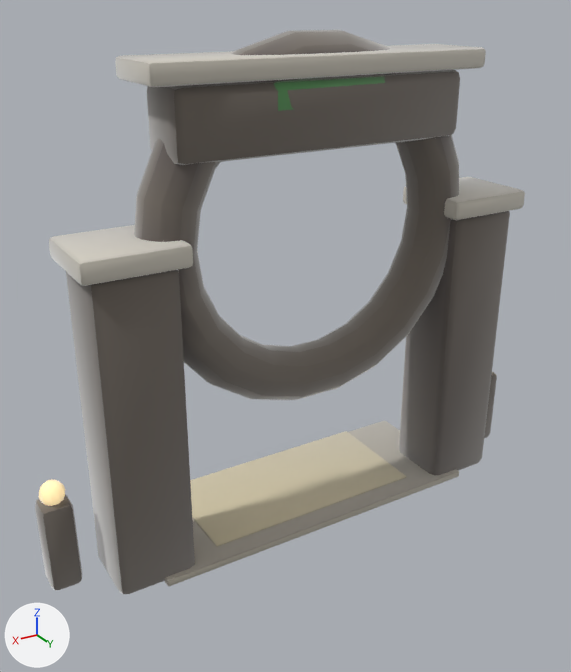
The glTF model assets/models/gates/ecfba476.glb as it was, and as the next commit left it.
The view is the same before and after, from a 50 mm lens placed at (3.88, 6.0, 5.07), pointed at (0.12, -0.28, 1.93). The lights are fixed; the arrows at lower left show +X, +Y and +Z. The older version comes first. Vertices at exactly the same position are counted once.

Objects in the first picture: 'gate_ecfba476'.
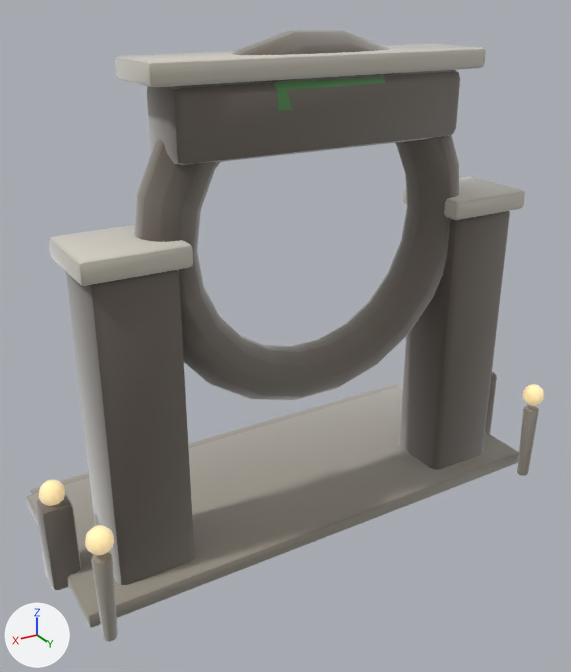
Boxes [x1, y1, x2, y2] around the edits, measured in the pictures (571 x 672 px):
'gate_ecfba476', reshaped (8% taller): before [35, 30, 525, 594]; after [27, 30, 544, 641]
part 1 of me_gate_ecfba476, added: after [27, 385, 519, 627]
part 2 of me_gate_ecfba476, added: after [522, 384, 544, 406]
part 3 of me_gate_ecfba476, added: after [85, 525, 114, 555]
part 4 of me_gate_ecfba476, added: after [517, 405, 539, 476]
part 5 of me_gate_ecfba476, added: after [91, 552, 118, 641]
part 6 of me_gate_ecfba476, added: after [30, 383, 399, 495]
part 7 of me_gate_ecfba476, edited (looks the same): [35, 33, 525, 590] in both

Diff of the bpy script that builds the scene:
```diff
--- a/assets/models/gates/ecfba476.glb.py
+++ b/assets/models/gates/ecfba476.glb.py
@@ mat_clay__9e978a_0_93 @@
+mat_clay__9e978a_0_93 = bpy.data.materials.new('clay_#9E978A_0.93_-')
+# nodes: BsdfPrincipled, Mix, OutputMaterial, VertexColor
+# colours: grey #9e978a, mixed with the vertex colours
@@ me_gate_ecfba476 @@
 # used by ob_gate_ecfba476; location = (0.0, 0.0, 0.0)
-me_gate_ecfba476.from_pydata(...)  # 1380 vertices, 2708 faces; spans x -2.75..2.75, y -1.01..0.42, z -0.01..4.81
+me_gate_ecfba476.from_pydata(...)  # 1880 vertices, 3680 faces; spans x -2.75..2.75, y -1.71..0.83, z -0.01..4.81
+# me_gate_ecfba476 part 1: the loose piece of 56 vertices spanning x -1.21..1.2, y -1.0..0.2, z -0.01..0.11 is copied, and the copy is multiplied about its middle by the matrix ((2.175, 0.018, 0.0), (0.0, 1.766, 0.0), (0.0, 0.015, 1.601)), then moved by (0.0, -0.1, 0.03), in mat_clay__9e978a_0_93; it spans x -2.6..2.6, y -1.55..0.55, z 0.0..0.16
+# me_gate_ecfba476 part 2: a new loose piece, a UV sphere (10 segments, 6 rings, poles along z) spanning x -2.59..-2.35, y 0.6..0.83, z 0.9..1.14, in mat_clay__ffe2a8_0_95__ffe2a8
+# me_gate_ecfba476 part 3: a new loose piece, a UV sphere (10 segments, 6 rings, poles along z) spanning x 2.35..2.59, y 0.61..0.83, z 0.9..1.14, in mat_clay__ffe2a8_0_95__ffe2a8
+# me_gate_ecfba476 part 4: a new loose piece of 114 vertices spanning x -2.56..-2.39, y 0.63..0.8, z 0.0..0.86, in mat_clay__9e978a_0_93
+# me_gate_ecfba476 part 5: a new loose piece of 114 vertices spanning x 2.39..2.55, y 0.63..0.8, z 0.0..0.86, in mat_clay__9e978a_0_93
+# me_gate_ecfba476 part 6: a new loose piece of 56 vertices spanning x -2.53..2.53, y -1.71..-1.37, z 0.0..0.12, in mat_clay__9e978a_0_93
+# me_gate_ecfba476 part 7: 2504 kept faces spanning x -2.75..2.75, y -1.01..0.42, z -0.01..4.79 get new vertex colours
+# other edits to the shape of me_gate_ecfba476 do not show in these pictures
 me_gate_ecfba476.materials.append(mat_clay__756c62_0_93)
@@ me_gate_ecfba476 @@
 me_gate_ecfba476.materials.append(mat_clay__d8cca8_0_93)
+me_gate_ecfba476.materials.append(mat_clay__9e978a_0_93)
```
